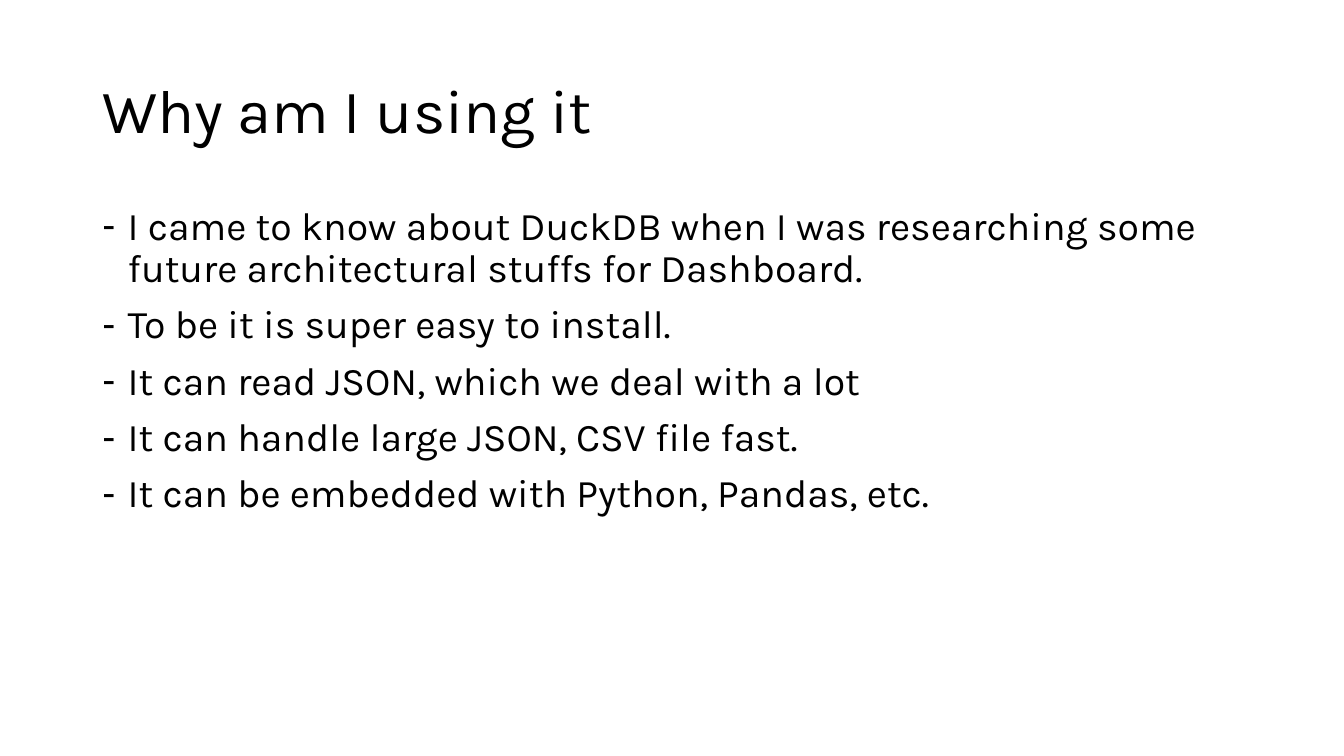
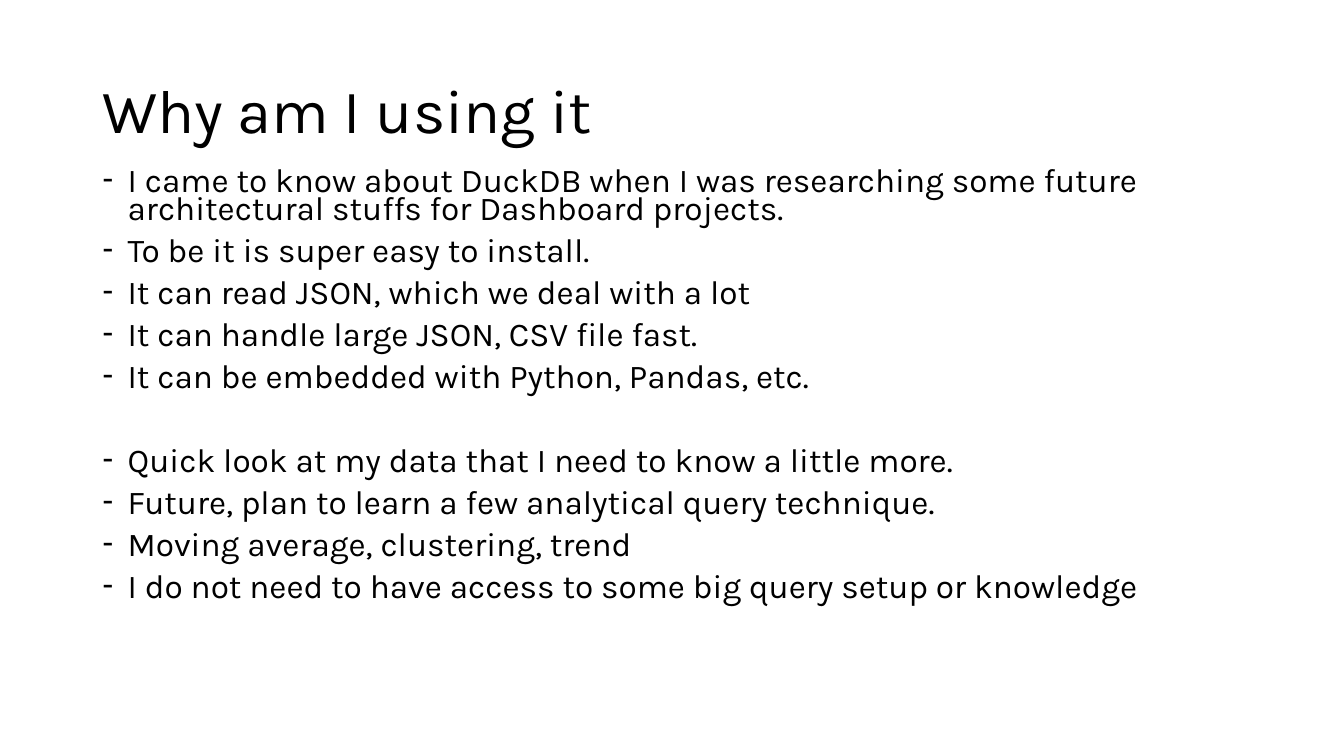
Before and after one commit to iyusufhpe/cope_pagerduty, a slide deck: slide 3 of docs/Analytics with DuckDB.pptx. Drawn at 1344x756 pixels with LibreOffice and Linux fonts; fonts in the diff are those of the drawing. Boxes give left, top, right and bottom in pixels: in the first picture for what was removed or moved away, otherwise in the second. Text is boxed around its words. In the diff, an @@ line names an element or a change of style, - is before the commit and + after.

```diff
--- a/docs/Analytics with DuckDB.pptx
+++ b/docs/Analytics with DuckDB.pptx
@@ text "I came to know about ...": place and size @@
-text "I came to know about ..." at bbox=[128, 213, 1196, 517]
+text "I came to know about ..." at bbox=[128, 169, 1137, 607]
@@ text at bbox=[128, 169, 1137, 228]: text changed; size 28 to 23.8 pt @@
-– I came to know about DuckDB when I was researching some future architectural stuffs for Dashboard.
+– I came to know about DuckDB when I was researching some future architectural stuffs for Dashboard projects.
@@ text at bbox=[128, 239, 809, 396]: size 28 to 23.8 pt in "To be it is super easy to ...", "It can read JSON, which we deal ...", "It can handle large JSON, CSV file ...", "It can be embedded with Python, Pandas, ..."; line spacing 0.9 to 0.7 @@
@@ text at bbox=[128, 449, 1137, 607]: paragraphs added @@
+– Quick look at my data that I need to know a little more.
+– Future, plan to learn a few analytical query technique.
+– Moving average, clustering, trend
+– I do not need to have access to some big query setup or knowledge
```
Also in this commit, not shown: 2 other slides changed, 3 slides added, 1 slide removed, 3 other files.
